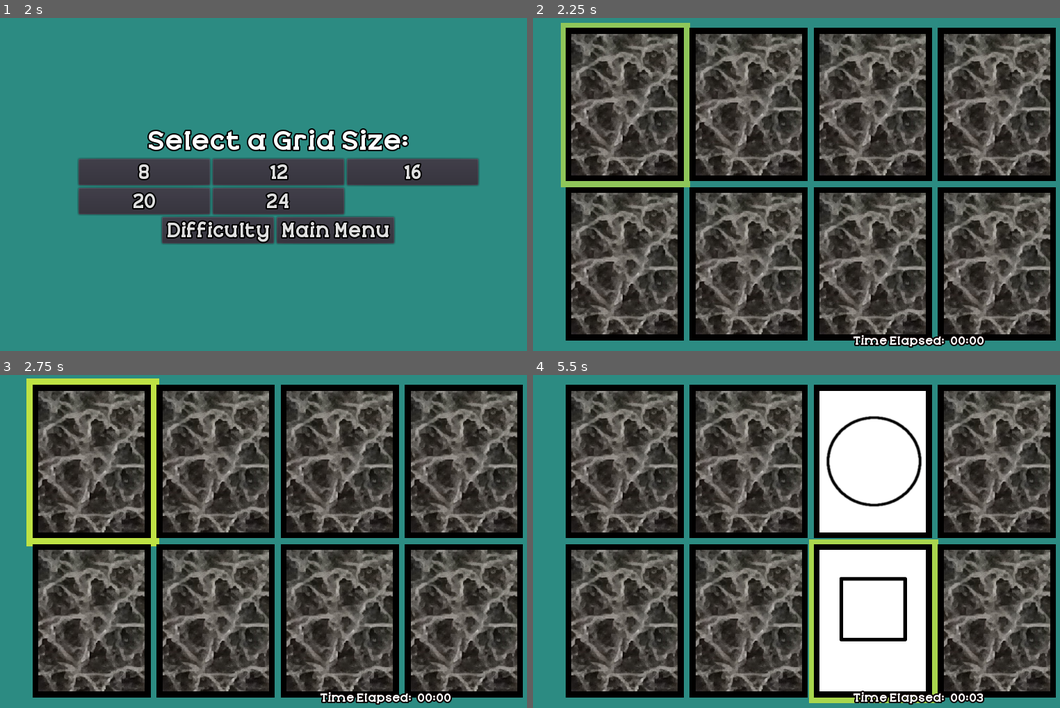
Above: before the commit, frames 1-4 (two rows, left to right).
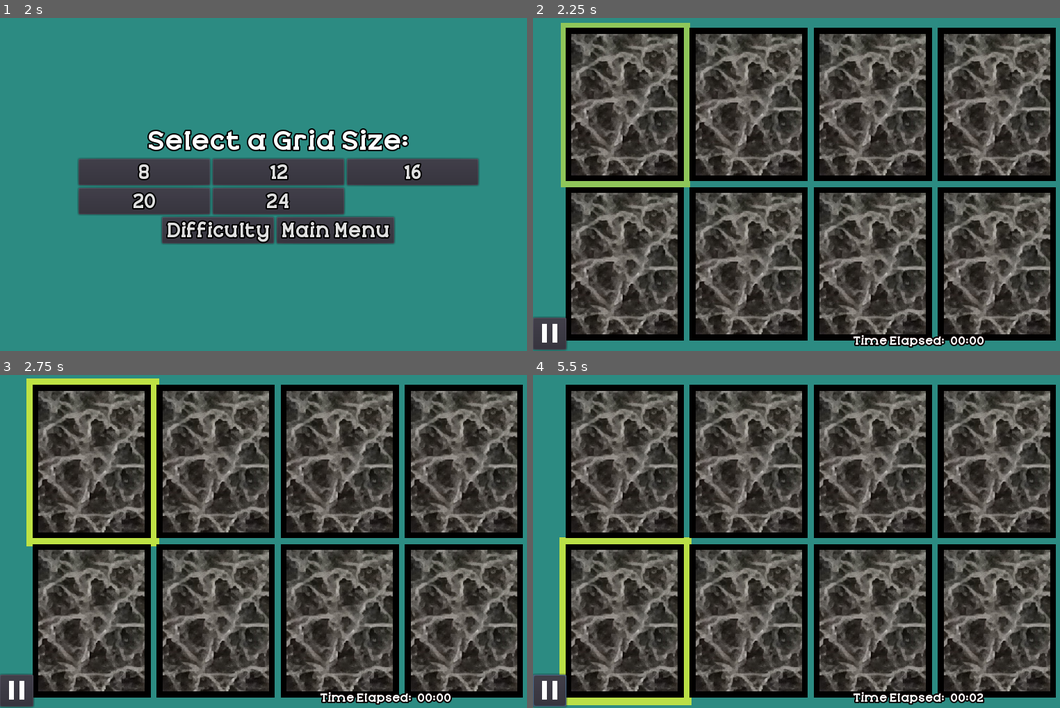
Above: after the commit, the same moments.

Repository: KapFlagon/Memory-Fun
Game: Godot game, scene res://src/screens/StartScreen.tscn
Same seed, same stepped clock (60 frames per second), same inputs: the game is played once before the commit and once after it.
Inputs (mouse positions are in pixels of both pictures, inside the frame that each line leads up to):
- Up to frame 1 (2 s): click "Start Game" at 0.5 s; click "Easy" at 1.25 s
- Up to frame 2 (2.25 s): click "8" at 2 s
- Up to frame 3 (2.75 s): no input
- Up to frame 4 (5.5 s): click (548, 691) at 2.77 s; click (812, 528) at 3.5 s, where only the run after the commit has a clickable "Resume"; tap Enter (ui_accept) at 4.25, 4.52, 5.27 s; move the mouse to (933, 524) at 4.27 s; hold Right (ui_right) 4.28-5.03 s; move the mouse to (701, 558) at 5.02 s; hold Down (ui_down) from 5.03 s (still down)

Frame 1 is identical in both runs. In frame 2, 0.6% of the frame differs, in the area x 0-7%, y 89-100%; in frame 3, 0.6%; in frame 4, 21%, in the area x 0-86%, y 4-100%.

Commit message:
Added the Pause button to the actual game screen with press down functionality.

Diff:
--- a/src/screens/GameScreen.gd
+++ b/src/screens/GameScreen.gd
@@ -11,10 +11,18 @@
 
 func process_inputs() -> void:
 	if Input.is_action_just_released("ui_cancel"):
-		get_tree().paused = true
-		get_node("PauseDialog").popup_centered_clamped()
+		pauseGame()
 
 
 func _on_PauseDialog_pause_options_submitted() -> void:
 	get_node("ColorRect").set_frame_color(PlayerData.get_background_colour())
 	get_node("GridManager").update_grid_colour_blind()
+
+
+func pauseGame() -> void:
+	get_tree().paused = true
+	get_node("PauseDialog").popup_centered_clamped()
+
+
+func _on_Button_button_down() -> void:
+	pauseGame()
--- a/src/screens/GameScreen.tscn
+++ b/src/screens/GameScreen.tscn
@@ -1,9 +1,10 @@
-[gd_scene load_steps=5 format=2]
+[gd_scene load_steps=6 format=2]
 
 [ext_resource path="res://src/entities/game_objects/GridManager.tscn" type="PackedScene" id=1]
 [ext_resource path="res://src/entities/ui/Hud.tscn" type="PackedScene" id=2]
 [ext_resource path="res://src/screens/GameScreen.gd" type="Script" id=3]
 [ext_resource path="res://src/entities/game_objects/PauseDialog.tscn" type="PackedScene" id=4]
+[ext_resource path="res://src/entities/ui/PauseButton.tscn" type="PackedScene" id=5]
 
 [node name="GameScreen" type="Node2D"]
 script = ExtResource( 3 )
@@ -31,5 +32,10 @@
 margin_bottom = 446.263
 
 [node name="PauseDialog" parent="." instance=ExtResource( 4 )]
+
+[node name="Button" parent="." instance=ExtResource( 5 )]
+margin_top = 432.0
+margin_bottom = 478.0
 [connection signal="pause_options_submitted" from="PauseDialog" to="." method="_on_PauseDialog_pause_options_submitted"]
 [connection signal="unpaused" from="PauseDialog" to="Hud" method="_on_PauseDialog_unpaused"]
+[connection signal="button_down" from="Button" to="." method="_on_Button_button_down"]
